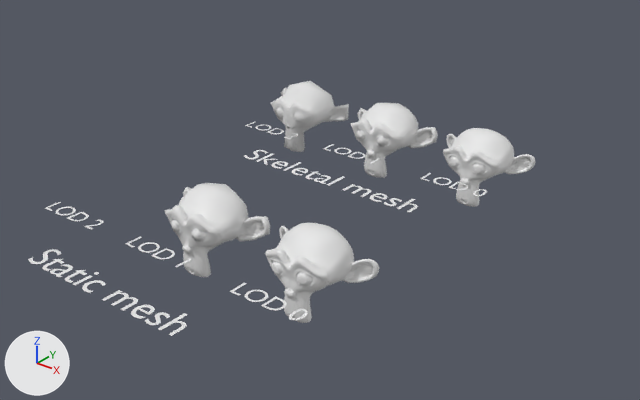
The Blender file docs/Examples/AssetsExample_Lod.blend, before and after one commit.
Rendered twice from a camera (50 mm lens) standing at (1017.0, -1249.0, 941.0) and looking at (-224.0, 303.0, -21.0). Arrows for +X, +Y and +Z are at lower left; the lights stay in place. Objects named as collision shapes, trigger or cutter boxes, shadow casters or lower levels of detail are left out.

Objects in the first picture: 'Suzanne', 'Suzanne.001', 'Suzanne_Lod1', 'Suzanne_Lod1.001', 'Suzanne_Lod2.001', 'Text', 'Text.004'.
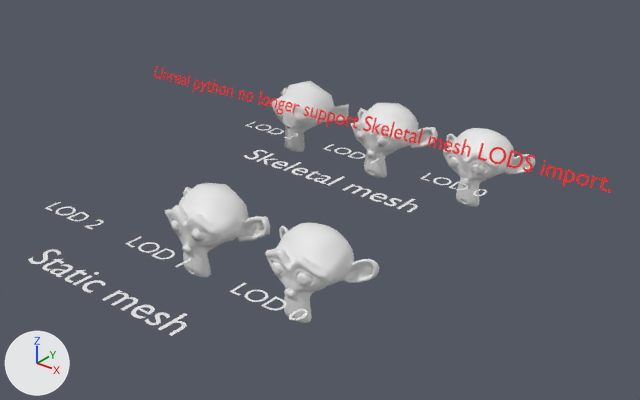
Location of each change, (x1, y1, x2, y2) in pixels of the pictures (640 x 400 px):
'Text.008', added (red): after (154, 65, 611, 192)

Diff of the bpy script that builds the scene:
```diff
--- a/docs/Examples/AssetsExample_Lod.blend.py
+++ b/docs/Examples/AssetsExample_Lod.blend.py
@@ mat_material @@
+mat_material = principled_material('Material')
+mat_material.base_color = (1.0, 0.0, 0.0)  # red #ff0000
@@ txt_text_008 @@
+txt_text_008 = bpy.data.curves.new('Text.008', 'FONT')
+txt_text_008.body = 'Unreal python no longer support Skeletal mesh LODS import.'
+txt_text_008.materials.append(mat_material)  # red #ff0000
@@ ob_text_008 @@
+ob_text_008 = bpy.data.objects.new('Text.008', txt_text_008)
+ob_text_008.location = (-1105.0, 548.0, 56.0)
+ob_text_008.rotation_euler = (1.16, -0.0176, 0.0194)  # degrees (66, -1, 1.1)
+ob_text_008.scale = (59.5, 59.5, 59.5)
```
